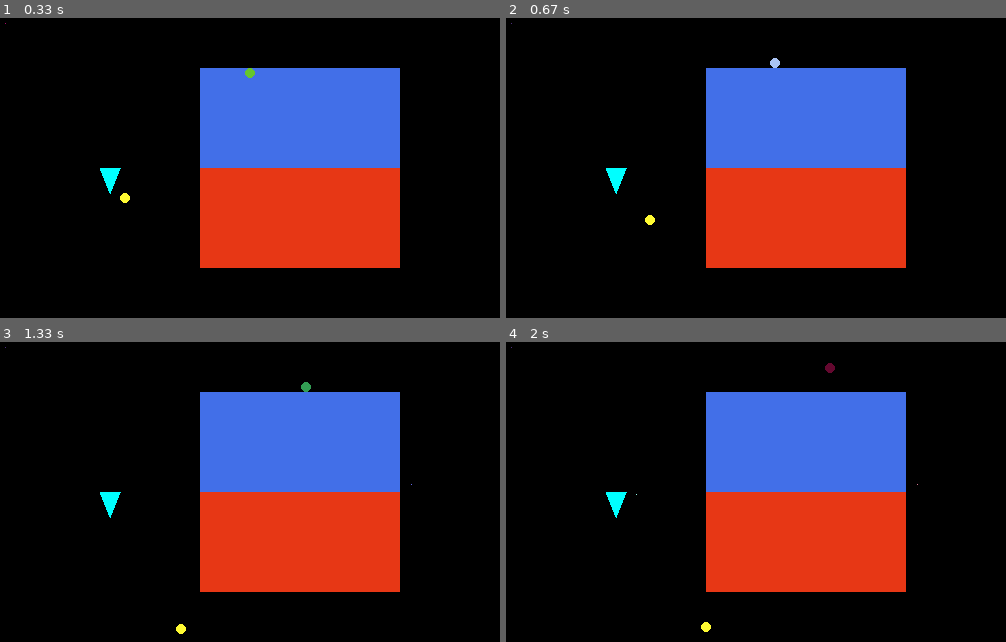
Above: before the commit, frames 1-4 (two rows, left to right).
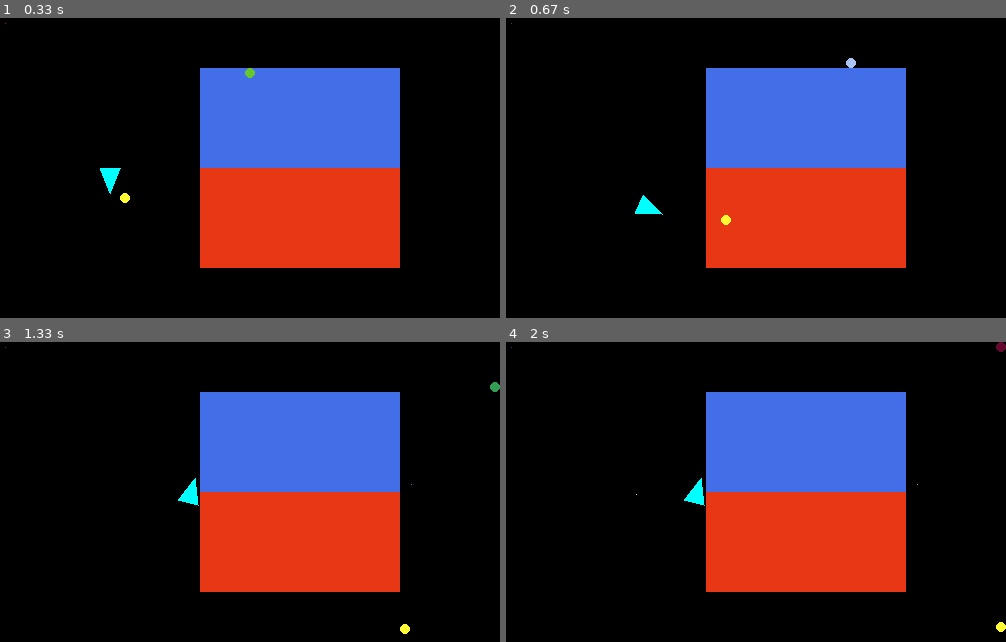
Above: after the commit, the same moments.

Repository: moeg100/randomCode
Game: pygame game, started from pyGameBasic.py
The game is run twice, just before and just after one commit, with the same random seed, the same clock (stepped at 60 frames per second) and the same inputs.
Inputs (mouse positions are in pixels of both pictures, inside the frame that each line leads up to):
- Up to frame 1 (0.33 s): no input
- Up to frame 2 (0.67 s): hold L from 0.33 s (still down); hold D from 0.33 s (still down); move the mouse to (736, 180) at 0.37 s
- Up to frame 3 (1.33 s): release L at 0.8 s; release D at 0.8 s; hold D 0.83-1.3 s; move the mouse to (410, 483) at 0.87 s; tap Space at 0.9, 1.2 s
- Up to frame 4 (2 s): hold W 1.33-1.63 s; move the mouse to (756, 510) at 1.37 s; tap Space at 1.4, 1.73 s; hold D from 1.67 s (still down); move the mouse to (636, 495) at 1.7 s

Frame 1 is identical in both runs. In frame 2, 0.6% of the frame differs, in the area x 20-70%, y 13-69%; in frame 3, 0.6%, in the area x 20-100%, y 13-98%; in frame 4, 0.6%.

Commit message:
Refactor triangle and add rotation

Diff:
--- a/pyGameBasic.py
+++ b/pyGameBasic.py
@@ -25,7 +25,8 @@
 GRAVITY = 0.5
 BOUNCE = -0.8
 
-SMALL_TRIANGLE = [(100,150),(120,150),(110,175)]
+SMALL_TRIANGLE = [[100,150],[120,150],[110,175]]
+ROTATION_SPEED = 1
 
 
 # The main display
@@ -80,6 +81,12 @@
                 if (x - bx) ** 2 + (y - by) ** 2 <= radius ** 2:
                     if surface.get_at((x, y))[:3] != bg_color:
                         surface.set_at((x, y), bg_color)
+
+def rotate(angle, point, origin):
+    x = ((point[0] - origin[0]) * mth.cos(angle) - (point[1] - origin[1]) * mth.sin(angle)) + origin[0]
+    y = ((point[0] - origin[0]) * mth.sin(angle) + (point[1] - origin[1]) * mth.cos(angle)) + origin[1]
+
+    point[0], point[1] = x, y
 
 def keyEvent():
     keys = pygame.key.get_pressed()
@@ -224,6 +231,13 @@
         penetration_2 = BALL_RADIUS - distance2
         ball_two += normal2 * penetration_2
 
+    keys = pygame.key.get_pressed()
+
+    if keys[pygame.K_l]:
+        triangle_angle = -ROTATION_SPEED
+        for point in SMALL_TRIANGLE:
+            rotate(triangle_angle, point, origin=[150, 150])
+
 
     a = pygame.draw.polygon(screen, (0, 255, 255), SMALL_TRIANGLE)
 
@@ -231,7 +245,7 @@
 
     pygame.display.flip()
 
-    dt = clock.tick(FPS) / 5000
+    dt = clock.tick(FPS) / 1000
 
 pygame.quit()
 sys.exit()
